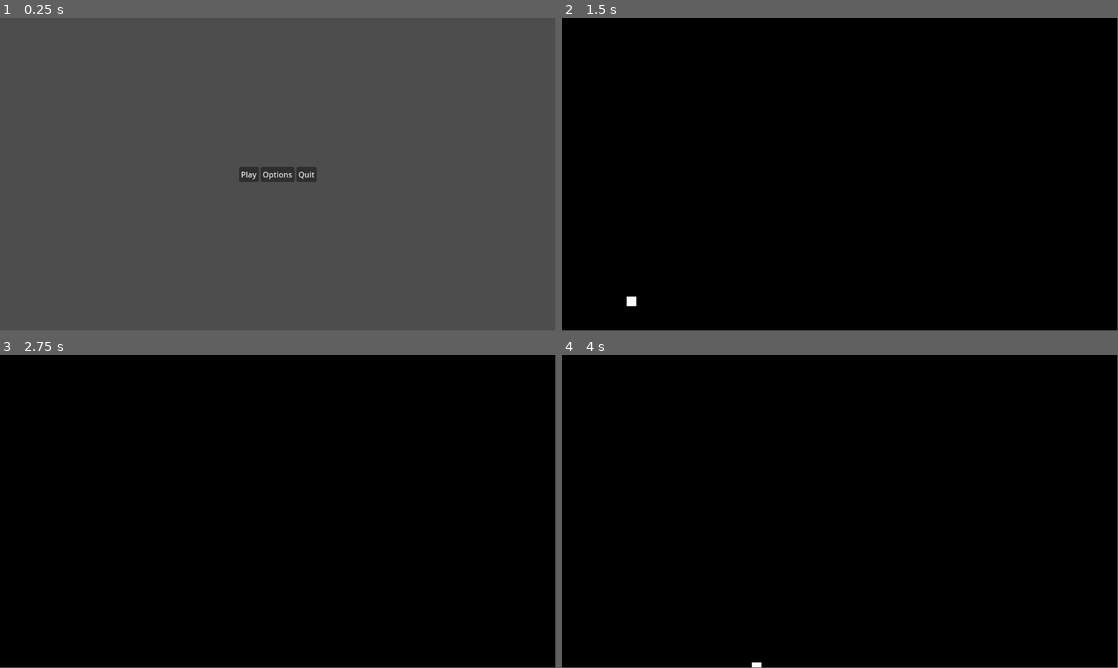
Above: before the commit, frames 1-4 (two rows, left to right).
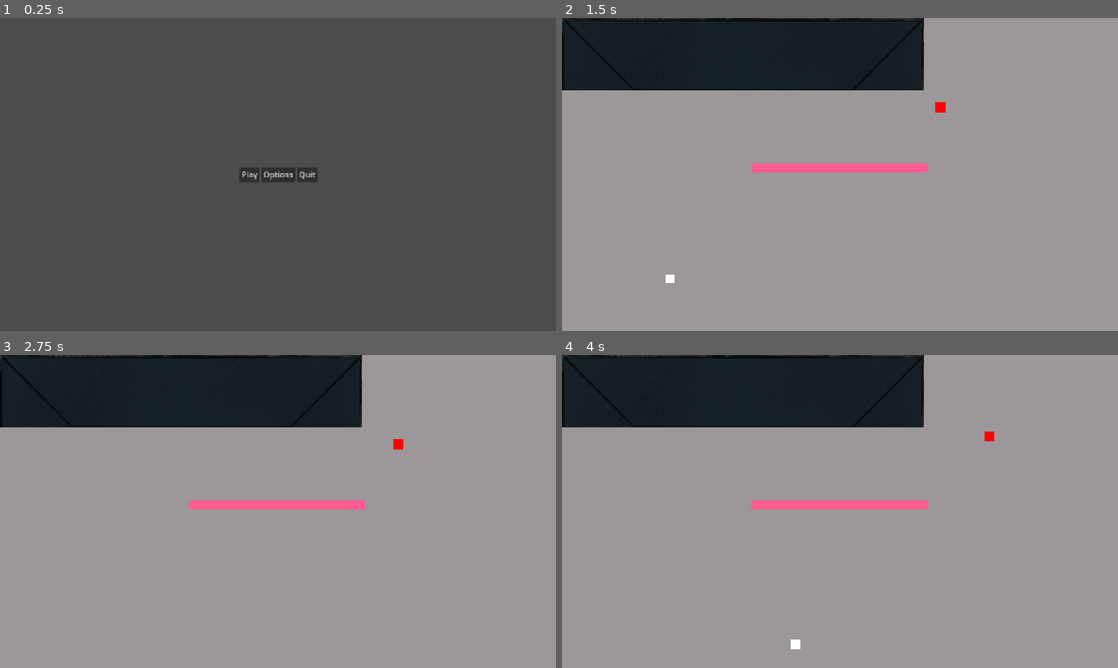
Above: after the commit, the same moments.

Repository: Kybol/LudumDare57
Game: Godot game, scene res://src/game/screens/ui/menus/MainMenu.tscn
Two runs of this game, one before a commit and one after it. Both use one fixed random seed, a clock stepped at 60 frames per second and the inputs below.
Inputs:
- Up to frame 1 (0.25 s): no input
- Up to frame 2 (1.5 s): click "Play" at 0.5 s; tap Enter at 1.25 s; hold Right (ui_right) from 1.28 s (still down)
- Up to frame 3 (2.75 s): release Right (ui_right) at 2.03 s; hold Down (ui_down) from 2.03 s (still down)
- Up to frame 4 (4 s): release Down (ui_down) at 2.78 s; hold Right (ui_right) 2.78-3.53 s; hold Up (ui_up) from 3.53 s (still down)
In our replay, the window is 799x449 before the commit and 800x450 after it. These sizes can differ from the game's own. Grey fills any space a smaller window leaves; there, only what the larger window draws over its background counts as a difference.

The runs differ from the first frame. In frame 1, 0.2% of the frame differs, in the area x 43-58%, y 47-53%; in frame 2, 99%, in the area x 0-100%, y 0-100%; in frame 3, 99%; in frame 4, 99%.

Commit message:
commit

Diff:
--- a/project.godot
+++ b/project.godot
@@ -18,6 +18,13 @@
 [autoload]
 
 Utils="*res://src/globals/utils/Utils.gd"
+Globals="*res://src/globals/globals.gd"
+
+[display]
+
+window/size/window_width_override=1280
+window/size/window_height_override=720
+window/stretch/mode="canvas_items"
 
 [input]
 
@@ -27,3 +34,8 @@
 , Object(InputEventJoypadButton,"resource_local_to_scene":false,"resource_name":"","device":-1,"button_index":2,"pressure":0.0,"pressed":false,"script":null)
 ]
 }
+
+[layer_names]
+
+2d_physics/layer_1="Walls"
+2d_physics/layer_2="Player"
--- /dev/null
+++ b/src/game/agents/BaseAgent.tscn
@@ -0,0 +1,16 @@
+[gd_scene load_steps=3 format=3 uid="uid://buqiyp5gpy1ot"]
+
+[sub_resource type="CircleShape2D" id="CircleShape2D_f6s1w"]
+
+[sub_resource type="CircleShape2D" id="CircleShape2D_pfvx8"]
+radius = 20.0998
+
+[node name="BaseAgent" type="CharacterBody2D"]
+
+[node name="Hitbox" type="CollisionShape2D" parent="."]
+shape = SubResource("CircleShape2D_f6s1w")
+
+[node name="DetectionArea" type="Area2D" parent="."]
+
+[node name="CollisionShape2D" type="CollisionShape2D" parent="DetectionArea"]
+shape = SubResource("CircleShape2D_pfvx8")
--- /dev/null
+++ b/src/game/agents/Monster.tscn
@@ -0,0 +1,26 @@
+[gd_scene load_steps=3 format=3 uid="uid://cum4n7ahu8bnp"]
+
+[ext_resource type="PackedScene" uid="uid://buqiyp5gpy1ot" path="res://src/game/agents/BaseAgent.tscn" id="1_wywik"]
+[ext_resource type="Script" uid="uid://df05mqw81adv3" path="res://src/game/agents/monster.gd" id="2_147ji"]
+
+[node name="Monster" groups=["monster"] instance=ExtResource("1_wywik")]
+collision_layer = 2
+script = ExtResource("2_147ji")
+
+[node name="ColorRect" type="ColorRect" parent="." index="0"]
+anchors_preset = 8
+anchor_left = 0.5
+anchor_top = 0.5
+anchor_right = 0.5
+anchor_bottom = 0.5
+offset_left = -10.0
+offset_top = -10.0
+offset_right = 10.0
+offset_bottom = 10.0
+grow_horizontal = 2
+grow_vertical = 2
+size_flags_horizontal = 4
+color = Color(1, 0, 0, 1)
+
+[node name="NavigationAgent2D" type="NavigationAgent2D" parent="." index="3"]
+path_postprocessing = 1
--- a/src/game/agents/Player.tscn
+++ b/src/game/agents/Player.tscn
@@ -1,13 +1,15 @@
-[gd_scene load_steps=3 format=3 uid="uid://crw7i0ncjloyg"]
+[gd_scene load_steps=4 format=3 uid="uid://dvqdli2c73w7p"]
 
-[ext_resource type="Script" uid="uid://ccpufd1x3d5ax" path="res://src/game/agents/player.gd" id="1_x4eja"]
+[ext_resource type="PackedScene" uid="uid://buqiyp5gpy1ot" path="res://src/game/agents/BaseAgent.tscn" id="1_x4eja"]
+[ext_resource type="Script" uid="uid://ccpufd1x3d5ax" path="res://src/game/agents/player.gd" id="2_knmqp"]
 
-[sub_resource type="RectangleShape2D" id="RectangleShape2D_66dnc"]
+[sub_resource type="CircleShape2D" id="CircleShape2D_knmqp"]
+radius = 12.1655
 
-[node name="Player" type="CharacterBody2D"]
-script = ExtResource("1_x4eja")
+[node name="Player" groups=["player"] instance=ExtResource("1_x4eja")]
+script = ExtResource("2_knmqp")
 
-[node name="ColorRect" type="ColorRect" parent="."]
+[node name="ColorRect" type="ColorRect" parent="." index="0"]
 anchors_preset = 8
 anchor_left = 0.5
 anchor_top = 0.5
@@ -20,5 +22,7 @@
 grow_horizontal = 2
 grow_vertical = 2
 
-[node name="Hitbox" type="CollisionShape2D" parent="."]
-shape = SubResource("RectangleShape2D_66dnc")
+[node name="CollisionShape2D" parent="DetectionArea" index="0"]
+shape = SubResource("CircleShape2D_knmqp")
+
+[connection signal="area_entered" from="DetectionArea" to="." method="_on_detection_area_area_entered"]
--- /dev/null
+++ b/src/game/agents/monster.gd
@@ -0,0 +1,33 @@
+class_name Monster extends CharacterBody2D
+
+@export_range(0.0, 1000.0, 1.0) var min_speed: float = 50.0
+@export_range(0.0, 1000.0, 1.0) var max_speed: float = 1000.0
+@export_range(0.0, 1000.0, 1.0) var speed: float = min_speed
+@export var target: CharacterBody2D:
+	set(new_target):
+		target = new_target
+
+@onready var navigation_agent: NavigationAgent2D = $NavigationAgent2D
+
+
+func _physics_process(_delta: float) -> void:
+	if not target: return
+	navigation_agent.target_position = target.global_position
+	velocity = global_position.direction_to(navigation_agent.get_next_path_position()) * speed
+
+	move_and_slide()
+
+
+func follow_noise(noise_source: Node2D) -> void:
+	target = noise_source
+	set_physics_process(true)
+
+
+func increase_speed() -> void:
+	if speed >= max_speed: return
+	speed += 20
+
+
+func decrease_speed() -> void:
+	if speed <= min_speed: return
+	speed -= 20
--- a/src/game/agents/player.gd
+++ b/src/game/agents/player.gd
@@ -1,10 +1,13 @@
 class_name Player extends CharacterBody2D
+
+signal caught
 
 @export_range(0.0, 1000.0, 1.0) var speed: float = 200.0
 
 var revealer_scene: PackedScene = preload("res://src/game/props/revealers/Revealer.tscn");
 
-func _process(delta: float) -> void:
+
+func _physics_process(_delta: float) -> void:
 	if Utils.is_input_revealing_used():
 		reveal_area()
 
@@ -18,8 +21,13 @@
 
 func reveal_area() -> void:
 	var revealer: Light2D = revealer_scene.instantiate()
-	var root: Window = get_tree().root
-	root.add_child(revealer)
+	Globals.current_level.add_child(revealer)
 
 	revealer.global_position = global_position
 	revealer.activate()
+
+
+func _on_detection_area_area_entered(area: Area2D) -> void:
+	if not area.owner.is_in_group("monster"): return
+
+	caught.emit()
--- /dev/null
+++ b/src/game/props/Tiles/TilesPlaceholder.tscn
@@ -0,0 +1,78 @@
+[gd_scene load_steps=4 format=3 uid="uid://db2pou33au4aq"]
+
+[ext_resource type="Texture2D" uid="uid://ci42ddem0m4dw" path="res://src/assets/tiles/tiles_placeholder.png" id="1_v7xj2"]
+
+[sub_resource type="TileSetAtlasSource" id="TileSetAtlasSource_v7xj2"]
+texture = ExtResource("1_v7xj2")
+texture_region_size = Vector2i(150, 150)
+2:0/0 = 0
+3:0/0 = 0
+4:0/0 = 0
+5:0/0 = 0
+6:0/0 = 0
+1:1/0 = 0
+2:1/0 = 0
+3:1/0 = 0
+4:1/0 = 0
+5:1/0 = 0
+6:1/0 = 0
+0:2/0 = 0
+1:2/0 = 0
+2:2/0 = 0
+3:2/0 = 0
+4:2/0 = 0
+5:2/0 = 0
+6:2/0 = 0
+0:3/0 = 0
+1:3/0 = 0
+2:3/0 = 0
+3:3/0 = 0
+4:3/0 = 0
+5:3/0 = 0
+6:3/0 = 0
+0:4/0 = 0
+1:4/0 = 0
+2:4/0 = 0
+3:4/0 = 0
+4:4/0 = 0
+5:4/0 = 0
+6:4/0 = 0
+7:4/0 = 0
+0:5/0 = 0
+1:5/0 = 0
+2:5/0 = 0
+3:5/0 = 0
+4:5/0 = 0
+5:5/0 = 0
+6:5/0 = 0
+7:5/0 = 0
+0:6/0 = 0
+1:6/0 = 0
+2:6/0 = 0
+3:6/0 = 0
+4:6/0 = 0
+5:6/0 = 0
+6:6/0 = 0
+7:6/0 = 0
+1:7/0 = 0
+2:7/0 = 0
+3:7/0 = 0
+4:7/0 = 0
+5:7/0 = 0
+6:7/0 = 0
+7:7/0 = 0
+1:8/0 = 0
+2:8/0 = 0
+3:8/0 = 0
+4:8/0 = 0
+5:8/0 = 0
+6:8/0 = 0
+
+[sub_resource type="TileSet" id="TileSet_2np6j"]
+tile_size = Vector2i(150, 150)
+sources/5 = SubResource("TileSetAtlasSource_v7xj2")
+
+[node name="TilesPlaceholder" type="TileMap"]
+tile_set = SubResource("TileSet_2np6j")
+format = 2
+layer_0/tile_data = PackedInt32Array(131069, 196613, 4, 131070, 196613, 4, 131071, 196613, 4, 196607, 196613, 4, 196608, 196613, 4, 262144, 196613, 4, 327679, 196613, 4, 327678, 196613, 4, 262142, 196613, 4, 196606, 196613, 4, 196605, 196613, 4, 262141, 196613, 4, 327677, 196613, 4, 262143, 196613, 4, 131072, 196613, 4, 65536, 196613, 4, 131068, 65541, 3, 196604, 65541, 4, 262140, 65541, 4, 327676, 65541, 5, 393212, 131077, 7, 393213, 196613, 7, 393214, 196613, 7, 393215, 196613, 7, 327680, 196613, 7, 327681, 393221, 7, 262145, 393221, 2, 196609, 393221, 2, 131073, 393221, 2, 65537, 393221, 2, 1, 393221, 1, 0, 196613, 1, 65535, 196613, 1, 65534, 196613, 1, 65533, 196613, 1, 65532, 131077, 1)
--- a/src/game/props/revealers/revealer.gd
+++ b/src/game/props/revealers/revealer.gd
@@ -14,7 +14,13 @@
 	dying_timer.connect("timeout", deactivate)
 	dying_timer.start(active_time)
 
+	if not Globals.monster: return
+	Globals.monster.increase_speed()
+
 
 func deactivate() -> void:
 	dying_timer.stop()
 	queue_free()
+
+	if not Globals.monster: return
+	Globals.monster.decrease_speed()
--- a/src/game/screens/game_screens/BaseLevel.tscn
+++ b/src/game/screens/game_screens/BaseLevel.tscn
@@ -1,9 +1,107 @@
-[gd_scene load_steps=3 format=3 uid="uid://bl8pufj3vbct"]
+[gd_scene load_steps=7 format=3 uid="uid://bl8pufj3vbct"]
 
 [ext_resource type="Script" uid="uid://bwc40t3ykfjyd" path="res://src/game/screens/game_screens/base_level.gd" id="1_8odx1"]
+[ext_resource type="Texture2D" uid="uid://ci42ddem0m4dw" path="res://src/assets/tiles/tiles_placeholder.png" id="2_8odx1"]
+
+[sub_resource type="NavigationPolygon" id="NavigationPolygon_tt147"]
+vertices = PackedVector2Array(767, 329, 1142.98, 641, 10.0234, 641, 381, 329, 10.75, 160, 381, 289, 1142.01, 9.00781, 767, 289, 760, 9.67188, 760, 160)
+polygons = Array[PackedInt32Array]([PackedInt32Array(0, 1, 2, 3), PackedInt32Array(3, 2, 4, 5), PackedInt32Array(6, 1, 0, 7), PackedInt32Array(8, 6, 7, 9), PackedInt32Array(5, 4, 9, 7)])
+outlines = Array[PackedVector2Array]([PackedVector2Array(1, 1, 1152, -1, 1153, 651, 0, 651)])
 
 [sub_resource type="RectangleShape2D" id="RectangleShape2D_8odx1"]
 size = Vector2(366, 20)
+
+[sub_resource type="TileSetAtlasSource" id="TileSetAtlasSource_4tcgl"]
+texture = ExtResource("2_8odx1")
+texture_region_size = Vector2i(150, 150)
+2:0/0 = 0
+3:0/0 = 0
+4:0/0 = 0
+5:0/0 = 0
+6:0/0 = 0
+1:1/0 = 0
+2:1/0 = 0
+2:1/0/physics_layer_0/polygon_0/points = PackedVector2Array(-75, -75, 75, -75, 75, 75, -75, 75)
+3:1/0 = 0
+3:1/0/physics_layer_0/polygon_0/points = PackedVector2Array(-75, -75, 75, -75, 75, 75, -75, 75)
+4:1/0 = 0
+4:1/0/physics_layer_0/polygon_0/points = PackedVector2Array(-75, -75, 75, -75, 75, 75, -75, 75)
+5:1/0 = 0
+5:1/0/physics_layer_0/polygon_0/points = PackedVector2Array(-75, -75, 75, -75, 75, 75, -75, 75)
+6:1/0 = 0
+6:1/0/physics_layer_0/polygon_0/points = PackedVector2Array(-75, -75, 75, -75, 75, 75, -75, 75)
+0:2/0 = 0
+1:2/0 = 0
+2:2/0 = 0
+2:2/0/physics_layer_0/polygon_0/points = PackedVector2Array(-75, -75, 75, -75, 75, 75, -75, 75)
+3:2/0 = 0
+4:2/0 = 0
+5:2/0 = 0
+6:2/0 = 0
+6:2/0/physics_layer_0/polygon_0/points = PackedVector2Array(-75, -75, 75, -75, 75, 75, -75, 75)
+0:3/0 = 0
+1:3/0 = 0
+1:3/0/physics_layer_0/polygon_0/points = PackedVector2Array(-75, -75, 75, -75, 75, 75, -75, 75)
+2:3/0 = 0
+2:3/0/physics_layer_0/polygon_0/points = PackedVector2Array(-75, -75, 75, -75, 75, 75, -75, 75)
+3:3/0 = 0
+4:3/0 = 0
+5:3/0 = 0
+6:3/0 = 0
+6:3/0/physics_layer_0/polygon_0/points = PackedVector2Array(-75, -75, 75, -75, 75, 75, -75, 75)
+0:4/0 = 0
+1:4/0 = 0
+2:4/0 = 0
+3:4/0 = 0
+4:4/0 = 0
+5:4/0 = 0
+6:4/0 = 0
+6:4/0/physics_layer_0/polygon_0/points = PackedVector2Array(-75, -75, 75, -75, 75, 75, -75, 75)
+7:4/0 = 0
+0:5/0 = 0
+1:5/0 = 0
+1:5/0/physics_layer_0/polygon_0/points = PackedVector2Array(-75, -75, 75, -75, 75, 75, -75, 75)
+2:5/0 = 0
+2:5/0/physics_layer_0/polygon_0/points = PackedVector2Array(-75, -75, 75, -75, 75, 75, -75, 75)
+3:5/0 = 0
+4:5/0 = 0
+5:5/0 = 0
+6:5/0 = 0
+6:5/0/physics_layer_0/polygon_0/points = PackedVector2Array(-75, -75, 75, -75, 75, 75, -75, 75)
+7:5/0 = 0
+0:6/0 = 0
+1:6/0 = 0
+2:6/0 = 0
+2:6/0/physics_layer_0/polygon_0/points = PackedVector2Array(-75, -75, 75, -75, 75, 75, -75, 75)
+3:6/0 = 0
+4:6/0 = 0
+5:6/0 = 0
+6:6/0 = 0
+6:6/0/physics_layer_0/polygon_0/points = PackedVector2Array(-75, -75, 75, -75, 75, 75, -75, 75)
+7:6/0 = 0
+1:7/0 = 0
+2:7/0 = 0
+2:7/0/physics_layer_0/polygon_0/points = PackedVector2Array(-75, -75, 75, -75, 75, 75, -75, 75)
+3:7/0 = 0
+3:7/0/physics_layer_0/polygon_0/points = PackedVector2Array(-75, -75, 75, -75, 75, 75, -75, 75)
+4:7/0 = 0
+4:7/0/physics_layer_0/polygon_0/points = PackedVector2Array(-75, -75, 75, -75, 75, 75, -75, 75)
+5:7/0 = 0
+5:7/0/physics_layer_0/polygon_0/points = PackedVector2Array(-75, -75, 75, -75, 75, 75, -75, 75)
+6:7/0 = 0
+6:7/0/physics_layer_0/polygon_0/points = PackedVector2Array(-75, -75, 75, -75, 75, 75, -75, 75)
+7:7/0 = 0
+1:8/0 = 0
+2:8/0 = 0
+3:8/0 = 0
+4:8/0 = 0
+5:8/0 = 0
+6:8/0 = 0
+
+[sub_resource type="TileSet" id="TileSet_jjwbx"]
+tile_size = Vector2i(150, 150)
+physics_layer_0/collision_layer = 1
+sources/1 = SubResource("TileSetAtlasSource_4tcgl")
 
 [node name="BaseLevel" type="Control"]
 layout_mode = 3
@@ -16,10 +114,11 @@
 
 [node name="AlwaysVisibleLayer" type="CanvasLayer" parent="."]
 
-[node name="StartMarker" type="Marker2D" parent="AlwaysVisibleLayer"]
-position = Vector2(104, 588)
+[node name="PlayerStartMarker" type="Marker2D" parent="AlwaysVisibleLayer"]
+position = Vector2(183, 539)
 
 [node name="DarkLayer" type="CanvasModulate" parent="."]
+visible = false
 color = Color(0, 0, 0, 1)
 
 [node name="Floor" type="ColorRect" parent="."]
@@ -34,14 +133,34 @@
 offset_bottom = 50.0
 grow_horizontal = 2
 grow_vertical = 2
-color = Color(0.0915858, 0.705839, 0.756643, 1)
+color = Color(0.61067, 0.591885, 0.596613, 1)
 
-[node name="InvisibleLayer" type="Node2D" parent="."]
+[node name="Floor" type="ColorRect" parent="Floor"]
+custom_minimum_size = Vector2(100, 100)
+layout_mode = 1
+anchors_preset = 15
+anchor_right = 1.0
+anchor_bottom = 1.0
+offset_left = -41.0
+offset_top = -50.0
+offset_right = 59.0
+offset_bottom = 50.0
+grow_horizontal = 2
+grow_vertical = 2
+color = Color(0.61067, 0.591885, 0.596613, 1)
 
-[node name="StaticBody2D" type="StaticBody2D" parent="InvisibleLayer"]
+[node name="MonsterStartMarker" type="Marker2D" parent="."]
+position = Vector2(803, 144)
+
+[node name="NavigationRegion2D" type="NavigationRegion2D" parent="."]
+navigation_polygon = SubResource("NavigationPolygon_tt147")
+
+[node name="Walls" type="Node2D" parent="NavigationRegion2D"]
+
+[node name="StaticBody2D" type="StaticBody2D" parent="NavigationRegion2D/Walls"]
 position = Vector2(574, 309)
 
-[node name="ColorRect" type="ColorRect" parent="InvisibleLayer/StaticBody2D"]
+[node name="ColorRect" type="ColorRect" parent="NavigationRegion2D/Walls/StaticBody2D"]
 anchors_preset = 8
 anchor_left = 0.5
 anchor_top = 0.5
@@ -57,5 +176,9 @@
 size_flags_vertical = 4
 color = Color(1, 0.364706, 0.564706, 1)
 
-[node name="CollisionShape2D" type="CollisionShape2D" parent="InvisibleLayer/StaticBody2D"]
+[node name="CollisionShape2D" type="CollisionShape2D" parent="NavigationRegion2D/Walls/StaticBody2D"]
 shape = SubResource("RectangleShape2D_8odx1")
+
+[node name="TileMapLayer" type="TileMapLayer" parent="NavigationRegion2D"]
+tile_map_data = PackedByteArray(0, 0, 0, 0, 0, 0, 1, 0, 2, 0, 1, 0, 0, 0, 1, 0, 0, 0, 1, 0, 3, 0, 1, 0, 0, 0, 2, 0, 0, 0, 1, 0, 4, 0, 1, 0, 0, 0, 3, 0, 0, 0, 1, 0, 5, 0, 1, 0, 0, 0, 4, 0, 0, 0, 1, 0, 6, 0, 1, 0, 0, 0)
+tile_set = SubResource("TileSet_jjwbx")
--- a/src/game/screens/game_screens/Main.tscn
+++ b/src/game/screens/game_screens/Main.tscn
@@ -1,6 +1,6 @@
 [gd_scene load_steps=2 format=3 uid="uid://dbwkqlsavn8jh"]
 
-[ext_resource type="PackedScene" uid="uid://crw7i0ncjloyg" path="res://src/game/agents/Player.tscn" id="1_g8r7g"]
+[ext_resource type="PackedScene" uid="uid://crw7i0ncjloyg" path="res://src/game/agents/Player_old.tscn" id="1_g8r7g"]
 
 [node name="Main" type="Node2D"]
 
--- a/src/game/screens/game_screens/base_level.gd
+++ b/src/game/screens/game_screens/base_level.gd
@@ -1,17 +1,33 @@
-extends Control
+class_name BaseLevel extends Control
 
-@onready var start_marker: Marker2D = $AlwaysVisibleLayer/StartMarker
+@onready var player_start_marker: Marker2D = $AlwaysVisibleLayer/PlayerStartMarker
+@onready var monster_start_marker: Marker2D = $MonsterStartMarker
 @onready var always_visible_layer: CanvasLayer = $AlwaysVisibleLayer
 
 var player_scene: PackedScene = preload("res://src/game/agents/Player.tscn")
+var monster_scene: PackedScene = preload("res://src/game/agents/Monster.tscn")
 
 
 func _ready() -> void:
-	spawn_player()
+	spawn_agents()
+	Globals.current_level = self
 
 
-func spawn_player() -> void:
+func spawn_agents() -> void:
 	var player: Player = player_scene.instantiate()
+	var monster: Monster = monster_scene.instantiate()
 	always_visible_layer.add_child(player)
+	always_visible_layer.add_child(monster)
 
-	player.global_position = start_marker.position
+	player.global_position = player_start_marker.global_position
+	monster.global_position = monster_start_marker.global_position
+
+	monster.follow_noise(player)
+	player.connect("caught", on_player_caught)
+
+	Globals.monster = monster
+	Globals.player = player
+
+
+func on_player_caught() -> void:
+	Globals.game_over()
--- /dev/null
+++ b/src/game/screens/ui/GameOverScreen.tscn
@@ -0,0 +1,46 @@
+[gd_scene load_steps=2 format=3 uid="uid://ca38j4fx6gt2n"]
+
+[ext_resource type="Script" uid="uid://bx8yfxyoce8fb" path="res://src/game/screens/ui/game_over_screen.gd" id="1_7fw1v"]
+
+[node name="GameOverScreen" type="Control"]
+layout_mode = 3
+anchors_preset = 15
+anchor_right = 1.0
+anchor_bottom = 1.0
+grow_horizontal = 2
+grow_vertical = 2
+script = ExtResource("1_7fw1v")
+
+[node name="Label" type="Label" parent="."]
+layout_mode = 0
+offset_left = 522.0
+offset_top = 244.0
+offset_right = 623.0
+offset_bottom = 267.0
+text = "GAME OVER !"
+
+[node name="Container" type="HBoxContainer" parent="."]
+layout_mode = 1
+anchors_preset = 8
+anchor_left = 0.5
+anchor_top = 0.5
+anchor_right = 0.5
+anchor_bottom = 0.5
+offset_left = -53.0
+offset_top = -15.5
+offset_right = 53.0
+offset_bottom = 15.5
+grow_horizontal = 2
+grow_vertical = 2
+
+[node name="ReplayButton" type="Button" parent="Container"]
+layout_mode = 2
+text = "Replay"
+
+[node name="BackToMain" type="Button" parent="Container"]
+layout_mode = 2
+text = "Main Menu"
+
+[node name="QuitButton" type="Button" parent="Container"]
+layout_mode = 2
+text = "Quit"
--- /dev/null
+++ b/src/game/screens/ui/game_over_screen.gd
@@ -0,0 +1,22 @@
+extends Control
+
+@onready var _replay_button: Button = $Container/ReplayButton
+@onready var _back_to_main: Button = $Container/BackToMain
+@onready var _quit_button: Button = $Container/QuitButton
+
+func _ready() -> void:
+	_replay_button.connect("pressed", on_replay_button_pressed)
+	_quit_button.connect("pressed", on_quit_button_pressed)
+	_back_to_main.connect("pressed", on_back_to_main_pressed)
+
+
+func on_replay_button_pressed() -> void:
+	Utils.navigate_to("res://src/game/screens/game_screens/BaseLevel.tscn")
+
+
+func on_quit_button_pressed() -> void:
+	get_tree().quit()
+
+
+func on_back_to_main_pressed() -> void:
+	Utils.navigate_to("res://src/game/screens/ui/menus/MainMenu.tscn")
--- /dev/null
+++ b/src/globals/globals.gd
@@ -0,0 +1,15 @@
+extends Node
+
+var monster: Monster
+var player: Player
+var current_level: BaseLevel
+
+
+func game_over() -> void:
+	Globals.player.call_deferred("queue_free")
+	Globals.monster.call_deferred("queue_free")
+
+	Globals.player = null
+	Globals.monster = null
+
+	Utils.navigate_to("res://src/game/screens/ui/GameOverScreen.tscn")
--- a/src/globals/utils/Utils.gd
+++ b/src/globals/utils/Utils.gd
@@ -6,7 +6,7 @@
 		print("Utils/navigate_to(scene) -> inexistant scene path")
 		return
 
-	get_tree().change_scene_to_packed(sceneToNavigateTo)
+	get_tree().call_deferred("change_scene_to_packed", sceneToNavigateTo)
 
 
 func is_any_input_pressed() -> bool:
Binary file added: src/assets/tiles/tiles_placeholder.png
Not shown, added: src/assets/tiles/tiles_placeholder.png.import
Not shown, added: src/game/agents/monster.gd.uid
Not shown, added: src/game/screens/ui/game_over_screen.gd.uid
Not shown, added: src/globals/globals.gd.uid
Not shown, added: src/game/screens/game_screens/BaseLevel.tscn11505055679.tmp
